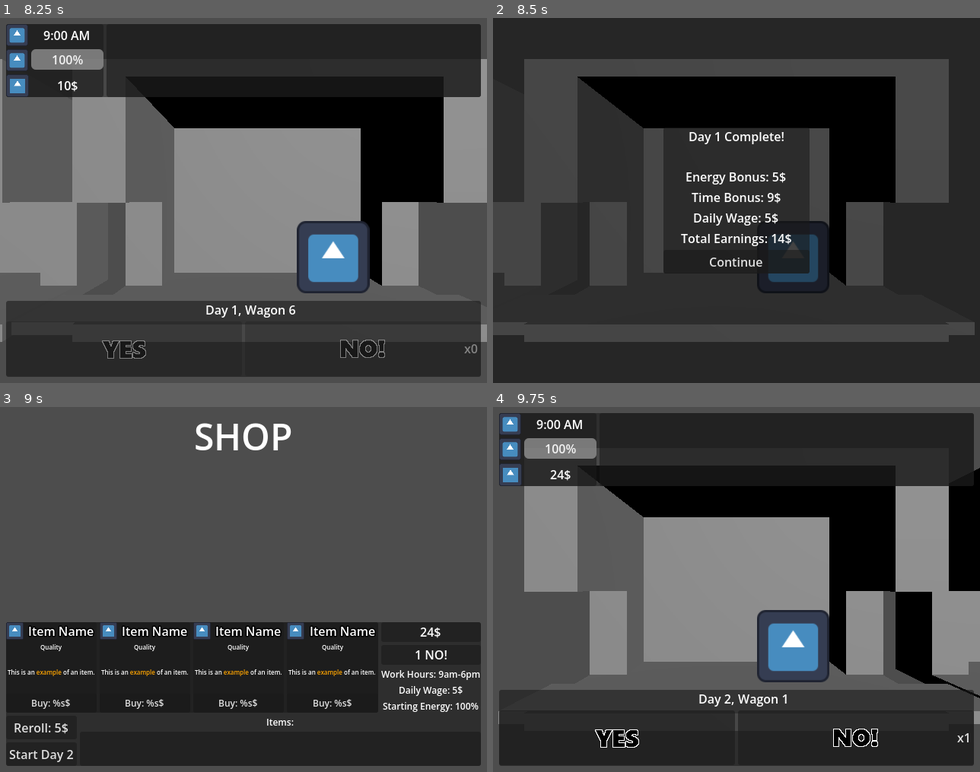
Above: before the commit, frames 1-4 (two rows, left to right).
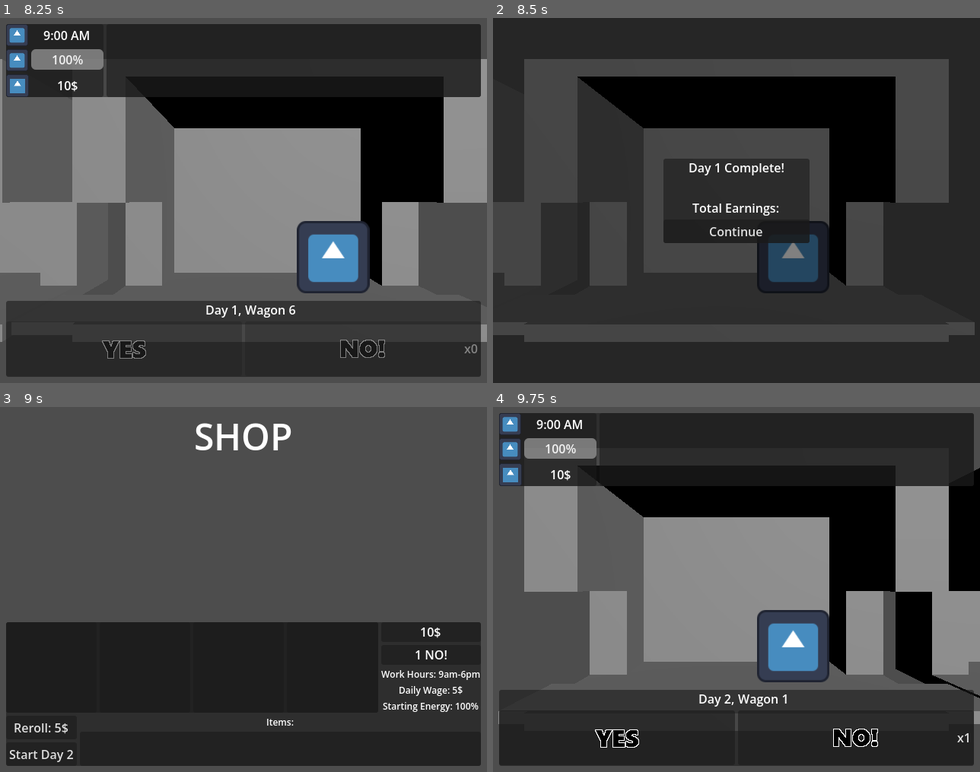
Above: after the commit, the same moments.

Repository: Smg065/WGJ2026
Game: Godot game, scene res://Scenes/MainMenu.tscn
The game is run twice, just before and just after one commit, with the same random seed, the same clock (stepped at 60 frames per second) and the same inputs. The engine's default icon, where the game draws it, is replaced by a stand-in: a white triangle on a blue panel in a dark square.
Inputs (mouse positions are in pixels of both pictures, inside the frame that each line leads up to):
- Up to frame 1 (8.25 s): click "Play" at 0.5 s; click (121, 350) at 1.25 s; click "x1" at 2.75 s; click (121, 350) at 4.25 s; click (121, 350) at 5.75 s; tap Enter at 7.25 s
- Up to frame 2 (8.5 s): no input
- Up to frame 3 (9 s): click "Continue" at 8.75 s
- Up to frame 4 (9.75 s): click "Start Day 2" at 9.5 s

Frame 1 is identical in both runs. In frame 2, 6.2% of the frame differs, in the area x 35-65%, y 30-70%; in frame 3, 2.6%; in frame 4, less than 0.1%.
Error after the commit: Invalid operands 'int' and 'String' in operator '*'. (res://Scripts/Gameplay.gd:244)

Commit message:
Item Hooks Part 1

Diff:
--- a/Resources/ShopItem.tscn
+++ b/Resources/ShopItem.tscn
@@ -1,6 +1,7 @@
 [gd_scene format=3 uid="uid://c1nxvpsgns2r4"]
 
 [ext_resource type="Texture2D" uid="uid://duy0mimcue85a" path="res://icon.svg" id="1_pdfwj"]
+[ext_resource type="Script" uid="uid://11lrr16801cl" path="res://Scripts/ShopItem.gd" id="1_trydi"]
 
 [sub_resource type="LabelSettings" id="LabelSettings_3mbr2"]
 outline_size = 6
@@ -9,10 +10,17 @@
 [sub_resource type="LabelSettings" id="LabelSettings_kbjx8"]
 font_size = 8
 
-[node name="ItemPanel1" type="Panel" unique_id=1699948921]
+[node name="ItemPanel1" type="Panel" unique_id=1699948921 node_paths=PackedStringArray("itemInfo", "itemNameLabel", "itemQualityLabel", "itemDescriptionLabel", "itemBuyButton")]
 size_flags_horizontal = 3
+script = ExtResource("1_trydi")
+itemInfo = NodePath("ItemInfo")
+itemNameLabel = NodePath("ItemInfo/ItemHeader/ItemLabel")
+itemQualityLabel = NodePath("ItemInfo/QualityLabel")
+itemDescriptionLabel = NodePath("ItemInfo/ItemDescription")
+itemBuyButton = NodePath("ItemInfo/BuyButton")
 
 [node name="ItemInfo" type="VBoxContainer" parent="." unique_id=1921279176]
+visible = false
 layout_mode = 1
 anchors_preset = 15
 anchor_right = 1.0
@@ -57,3 +65,5 @@
 layout_mode = 2
 theme_override_font_sizes/font_size = 12
 text = "Buy: %s$"
+
+[connection signal="pressed" from="ItemInfo/BuyButton" to="." method="buy_pressed"]
--- a/Scenes/Gameplay.tscn
+++ b/Scenes/Gameplay.tscn
@@ -4,7 +4,6 @@
 [ext_resource type="PackedScene" uid="uid://nbdomxpui5yx" path="res://Resources/TrainWagon.tscn" id="2_tdndw"]
 [ext_resource type="Texture2D" uid="uid://duy0mimcue85a" path="res://icon.svg" id="3_mofsa"]
 [ext_resource type="Texture2D" uid="uid://m6hkwlqxkkec" path="res://Sprites/UI/Yes.png" id="3_ovofm"]
-[ext_resource type="PackedScene" uid="uid://omcdkcc7cmn" path="res://Scenes/MainMenu.tscn" id="3_rhmiw"]
 [ext_resource type="Texture2D" uid="uid://dsdhfod08xkcd" path="res://Sprites/UI/No.png" id="4_mofsa"]
 [ext_resource type="PackedScene" uid="uid://by6nvg44u7bqr" path="res://Resources/ResourceModPanel.tscn" id="4_u8j7u"]
 [ext_resource type="PackedScene" uid="uid://c1nxvpsgns2r4" path="res://Resources/ShopItem.tscn" id="7_xwjbm"]
@@ -56,7 +55,6 @@
 itemsHBox = NodePath("ShopUI/MainShop/PanelContainer/ShopMainVBox/BottomPanel/ItemsInfo/ItemsPanel/ItemsScrollContainer/ItemsHBox")
 victoryUI = NodePath("VictoryUI")
 gameOverUI = NodePath("GameOverUI")
-mainMenu = ExtResource("3_rhmiw")
 
 [node name="Cam" type="Camera3D" parent="." unique_id=351483388]
 
--- a/Scripts/Gameplay.gd
+++ b/Scripts/Gameplay.gd
@@ -9,6 +9,8 @@
 var slideProgress : float = 0
 @export var wagonPrefab : PackedScene
 const WAGON_SPACE : float = 7
+var ownedItems : Array[ItemBase]
+var allItems : Dictionary[ItemBase.RARITIES, Array]
 
 @export var mainScene : Node3D
 
@@ -59,6 +61,7 @@
 @export var rerollButton : Button
 @export var nextDayButton : Button
 @export var itemsHBox : HBoxContainer
+@export var shopItemSlots : Array[ShopItem]
 
 @export_category("Misc UI")
 @export var victoryUI : Control
@@ -119,11 +122,14 @@
 	set(newDailyWage):
 		dailyWage = newDailyWage
 		update_daily_wage_vis()
+signal money_changed(changeVal : int)
 @export var money : int = 10:
 	get:
 		return money
 	set(newMoney):
+		var moneyChangeVal = newMoney - money
 		money = newMoney
+		money_changed.emit(moneyChangeVal)
 		update_money_vis()
 		update_reroll_disabled()
 @export var rerollCost : int = 1:
@@ -135,6 +141,7 @@
 		update_reroll_disabled()
 
 func _ready() -> void:
+	setup_items()
 	start_new_day()
 	update_time_vis()
 	update_energy_vis()
@@ -143,6 +150,39 @@
 	update_work_hours_vis()
 	update_starting_energy_vis()
 	update_starting_nos_vis()
+	for eachItemSlot in shopItemSlots:
+		money_changed.connect(eachItemSlot.update_buy_button.bind(self))
+		eachItemSlot.try_buy.connect(try_buy)
+
+##Sets up all items
+func setup_items():
+	var itemFolder := ResourceLoader.list_directory("res://Scripts/Items/")
+	for eachScript in itemFolder:
+		var scriptFile := ResourceLoader.load("res://Scripts/Items/" + eachScript)
+		var newItem : ItemBase = scriptFile.new()
+		newItem.setup_item()
+		allItems[newItem.rarity].append(newItem)
+
+##Picks a valid item
+func get_valid_item(prevItems : Array[ItemBase]) -> ItemBase:
+	#Pick a rarity
+	var rarityRoll := randi_range(1, 100)
+	var rarity : ItemBase.RARITIES
+	if rarityRoll == 100:
+		rarity = ItemBase.RARITIES.LEGENDARY
+	elif rarityRoll >= 95:
+		rarity = ItemBase.RARITIES.RARE
+	elif rarityRoll >= 62:
+		rarity = ItemBase.RARITIES.UNCOMMON
+	else:
+		rarity = ItemBase.RARITIES.COMMON
+	#Pick only valid items
+	var validItems : Array[ItemBase]
+	for eachItem in allItems[rarity]:
+		if eachItem.can_appear(self, prevItems):
+			validItems.append(eachItem)
+	#Pick randomly from there
+	return validItems.pick_random()
 
 ##Starts a new day
 func start_new_day():
@@ -171,6 +211,7 @@
 
 ##Ends the current day
 func end_day(victoryOverride = false):
+	#Day 7 victory
 	if day == 7:
 		if victoryOverride != true:
 			mainUI.hide()
@@ -180,16 +221,35 @@
 			victoryUI.hide()
 	mainUI.hide()
 	earningsUI.show()
+	#Money items
+	var earningMods : Dictionary = {
+		"nosMulti" : 1,
+		"nosAdd" : 5,
+		"energyAdd" : 0.05,
+		"energyMulti" : 1,
+		"timeAdd" : 1,
+		"timeMulti" : 1,
+		"wageAdd" : 0,
+		"wageMulti" : 1
+	}
+	for eachItem in ownedItems:
+		var itemEarningMods := eachItem.on_day_end(self)
+		for eachEntry in itemEarningMods.keys():
+			if eachEntry in earningMods:
+				earningMods[eachEntry] += itemEarningMods[eachEntry]
+			else:
+				earningMods[eachEntry] = itemEarningMods[eachEntry]
 	dayCompleteLabel.text = "Day %s Complete!\n" % str(day)
-	#Each unused no is worth 5 dollars
-	var nosBonus : int = nos * 5
+	#Each unused no is worth 5 dollars by default
+	var nosBonus : int = (nos * earningMods["nosAdd"]) * "nosMulti"
 	nos = 0
 	#20% of your energy is worth 1 dollar
-	var energyBonus := floori(0.05 * energy)
+	var energyBonus := floori((earningMods["energyAdd"] * energy) * earningMods["energyMulti"])
 	energy = 0
 	#1 hour is worth a dollar
-	var timeBonus : int = endingTime - time
-	var earnedMoney = nosBonus + energyBonus + timeBonus
+	var timeBonus : int = ((endingTime - time) * earningMods["timeAdd"]) * earningMods["timeMulti"]
+	var appliedDailyWage : int = (dailyWage + earningMods["wageAdd"]) * earningMods["wageMulti"]
+	var earnedMoney = nosBonus + energyBonus + timeBonus + appliedDailyWage
 	money += earnedMoney
 	if timeBonus != 0:
 		timeMoneyBonus.show()
@@ -206,9 +266,9 @@
 		noMoneyBonus.text = "Unused NO!s Bonus: %s$" % nosBonus
 	else:
 		noMoneyBonus.hide()
-	if dailyWage != 0:
+	if appliedDailyWage != 0:
 		dailyWageLabel.show()
-		dailyWageLabel.text = "Daily Wage: %s$" % dailyWage
+		dailyWageLabel.text = "Daily Wage: %s$" % appliedDailyWage
 	else:
 		dailyWageLabel.hide()
 	dayEndTotalLabel.text = "Total Earnings: %s$" % earnedMoney
@@ -311,6 +371,9 @@
 	noButton.text = "x" + str(nos)
 
 func yes_pressed() -> void:
+	#Yes pressed
+	for eachItem in ownedItems:
+		eachItem.on_yes(self)
 	if curRequest != null:
 		charPort.texture = curRequest.charYes
 		money -= curRequest.moneyCost
@@ -323,6 +386,9 @@
 	spawn_next_wagon()
 
 func no_pressed() -> void:
+	#No pressed
+	for eachItem in ownedItems:
+		eachItem.on_no(self)
 	if curRequest != null:
 		charPort.texture = curRequest.charNo
 	nos -= 1
@@ -367,3 +433,20 @@
 
 func retry_pressed() -> void:
 	get_tree().reload_current_scene()
+
+##Tries to buy the given shop item
+func try_buy(shopItem : ShopItem) -> void:
+	if shopItem.curItem == null:
+		return
+	if shopItem.curItem.itemCost > money:
+		return
+	aquire_item(shopItem.curItem)
+	shopItem.curItem = null
+	money -= shopItem.curItem.itemCost
+	shopItem.set_purchased()
+
+##Adds an item to your inventory
+func aquire_item(newItem : ItemBase) -> void:
+	var boughtItem : ItemBase = newItem.duplicate_deep()
+	ownedItems.append(boughtItem)
+	boughtItem.on_purchase(self)
--- /dev/null
+++ b/Scripts/ItemBase.gd
@@ -0,0 +1,50 @@
+extends Resource
+class_name ItemBase
+
+##The name of the item
+@export var itemName : String
+##The name of the item
+@export var itemIcon : Texture2D
+##How much the item costs
+@export var itemCost : int
+##The types of rarities
+enum RARITIES {COMMON, UNCOMMON, RARE, LEGENDARY}
+##How rare this item is
+@export var rarity : RARITIES
+##The description for the item
+@export_multiline() var itemDescription : String
+
+##Sets this items data
+func setup_item() -> void:
+	pass
+
+##If this item can appear in shops. Ignores dupes by default
+func can_appear(_gameplay : Gameplay, previousItems : Array[ItemBase]) -> bool:
+	for eachItem in previousItems:
+		if itemName in eachItem.itemName:
+			return false
+	return true
+
+##What happens when you purchase this item
+func on_purchase(_gameplay : Gameplay) -> void:
+	pass
+
+##What happens when you purchase any item
+func on_purchase_any(_gameplay : Gameplay) -> void:
+	pass
+
+##What happens to earnings when a round ends
+func on_day_end(_gameplay : Gameplay) -> Dictionary:
+	return {}
+
+##What happens when you reroll the shop
+func on_reroll(_gameplay : Gameplay) -> void:
+	pass
+
+##What happens when you say no
+func on_no(_gameplay : Gameplay) -> void:
+	pass
+
+##What happens when you say yes
+func on_yes(_gameplay : Gameplay) -> void:
+	pass
--- /dev/null
+++ b/Scripts/ShopItem.gd
@@ -0,0 +1,47 @@
+extends Panel
+class_name ShopItem
+
+var curItem : ItemBase
+
+signal try_buy(shopItem : ShopItem)
+@export var itemInfo : VBoxContainer
+@export var itemNameLabel : Label
+@export var itemQualityLabel : Label
+@export var itemDescriptionLabel : RichTextLabel
+@export var itemBuyButton : Button
+
+##Sets the given item up in the shop for purchase
+func setup_item(gameplay : Gameplay, newItem : ItemBase):
+	itemInfo.show()
+	curItem = newItem
+	#Item text
+	itemNameLabel.text = curItem.itemName
+	#Item Quality
+	match ItemBase.RARITIES:
+		ItemBase.RARITIES.COMMON:
+			itemQualityLabel.text = "Common"
+			itemQualityLabel.modulate = Color.WHITE
+		ItemBase.RARITIES.UNCOMMON:
+			itemQualityLabel.text = "Uncommon"
+			itemQualityLabel.modulate = Color.AQUAMARINE
+		ItemBase.RARITIES.RARE:
+			itemQualityLabel.text = "Rare"
+			itemQualityLabel.modulate = Color.ORANGE
+		ItemBase.RARITIES.LEGENDARY:
+			itemQualityLabel.text = "Legendary"
+			itemQualityLabel.modulate = Color.MEDIUM_PURPLE
+	#Item description
+	itemDescriptionLabel.text = curItem.itemDescription
+	#Buy button
+	itemBuyButton.text = "Buy: %s$" % curItem.itemCost
+	update_buy_button(0, gameplay)
+
+##If you can use the buy button or not
+func update_buy_button(_changeVal : int, gameplay : Gameplay):
+	itemBuyButton.disabled = gameplay.money > curItem.itemCost
+
+func buy_pressed() -> void:
+	try_buy.emit(self)
+
+func set_purchased() -> void:
+	itemInfo.hide()
Not shown, added: Scripts/ItemBase.gd.uid
Not shown, added: Scripts/ShopItem.gd.uid
